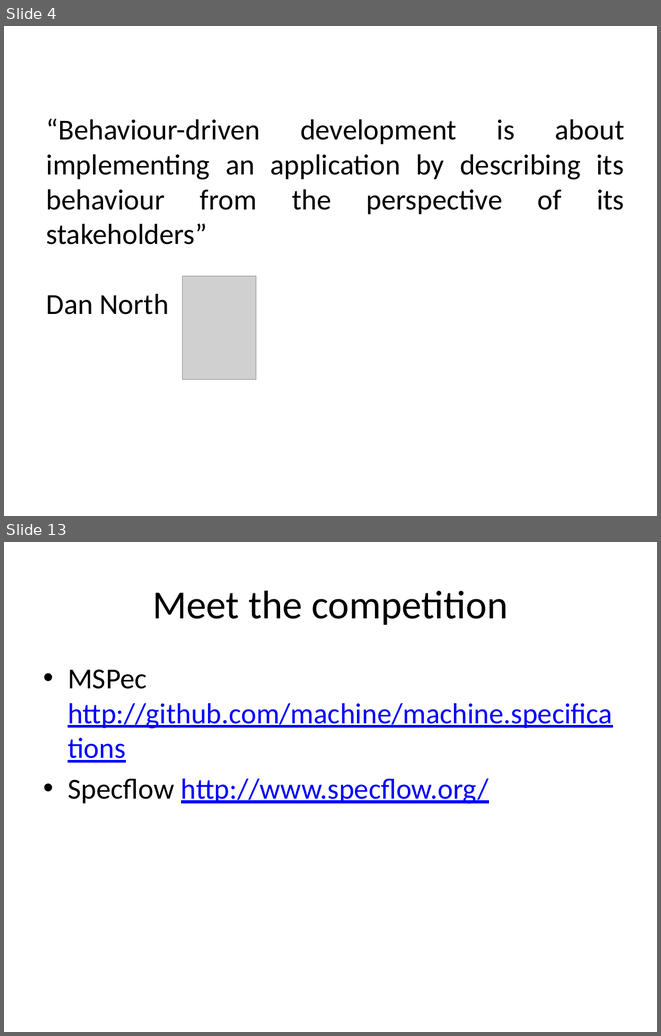
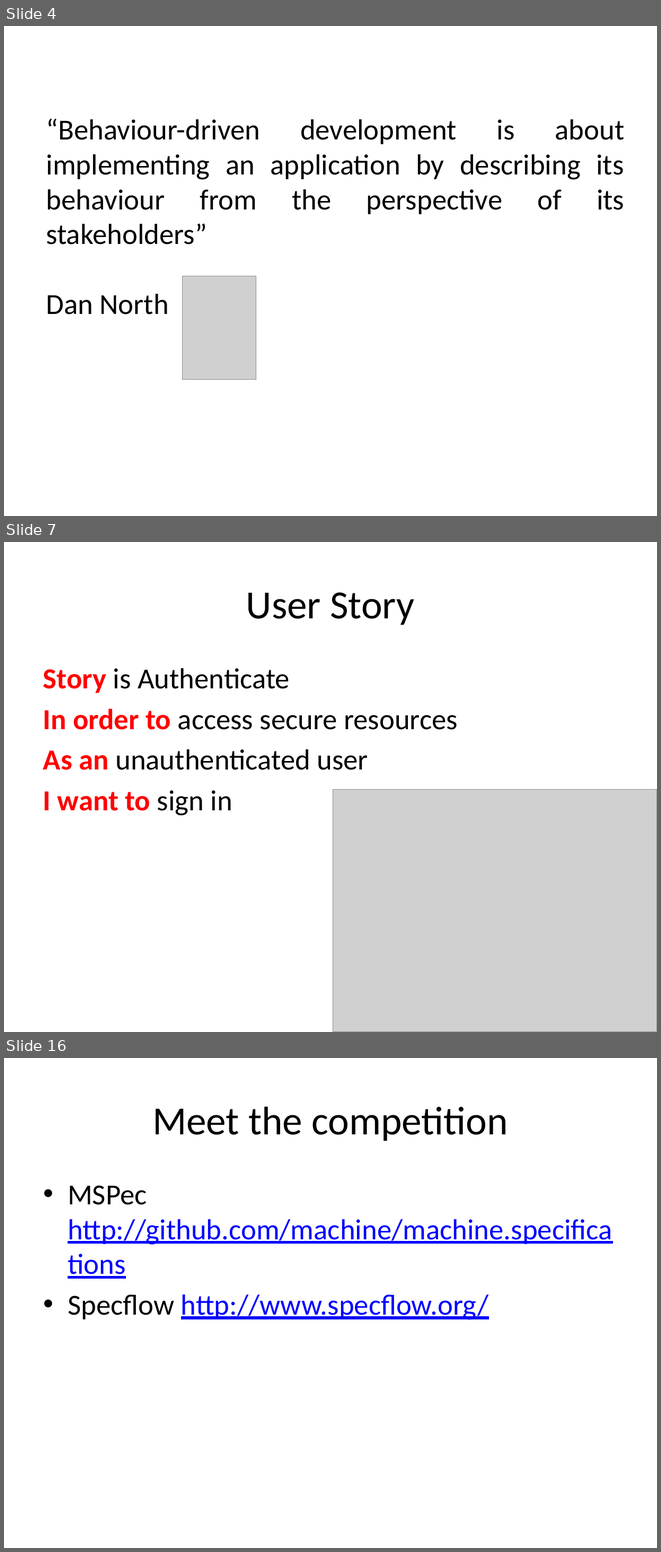
Before and after one commit to liammclennan/Liam-s-Presentations, a slide deck: storyq/Behaviour-Driven Development.pptx. Shown one above the other, each under a label of ours: slides 4 and 13 before the commit, slides 4, 7 and 16 after it; the slides between them are not shown. The pictures are 661x1036 and 661x1552 pixels, drawn with LibreOffice and Linux fonts; fonts in the diff are those of the drawing; grey boxes stand for pictures. Boxes give left, top, right and bottom in pixels: in the first picture for what was removed or moved away, otherwise in the second. Text is boxed around its words. In the diff, an @@ line names an element or a change of style, - is before the commit and + after.

```diff
--- a/storyq/Behaviour-Driven Development.pptx
+++ b/storyq/Behaviour-Driven Development.pptx
@@ slide 7 added at <box>4,542,657,1032</box>, background #FFFFFF @@
@@ title added at <box>246,592,414,625</box>, 44 pt, text #000000 @@
+User Story
@@ text added at <box>43,668,458,815</box>, 32 pt, text #000000 @@
+Story is Authenticate
+In order to access secure resources
+As an unauthenticated user
+I want to sign in
@@ picture added at <box>333,789,657,1032</box> @@
@@ what was slide 13 is now slide 16 @@
```
Also in this commit, not shown: 4 slides changed, 7 other slides added, 5 slides removed, 17 other files.
